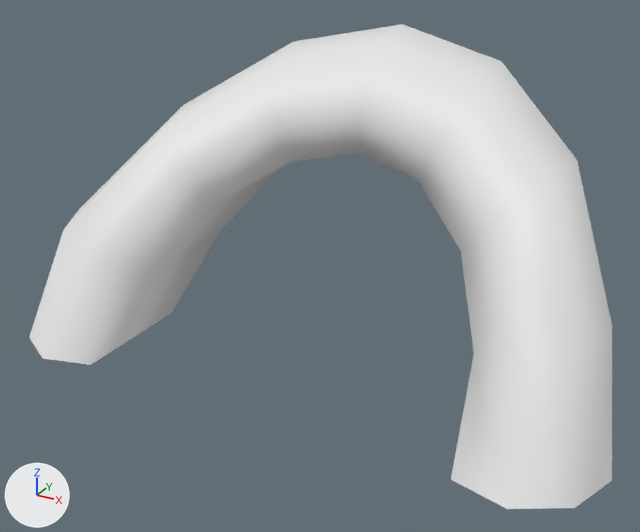
An edit to the Blender file Blender/Archo.blend, drawn before and after from the same camera.
Camera for both pictures: a 50 mm camera at (1.25, -2.06, 1.46) aimed at (-0.02, 0.26, 0.3). Lighting does not change. The marker at lower left points along +X, +Y and +Z. The same objects are shown in both versions, whatever each file hides.
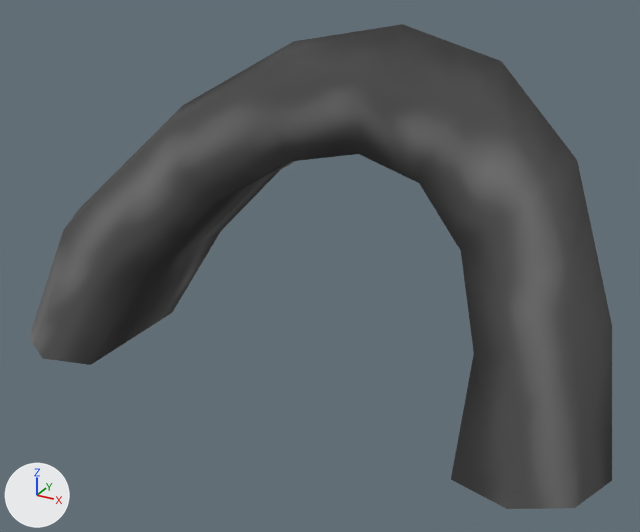
Changed parts and their boxes [x1, y1, x2, y2] in the pictures (640 x 532 px):
'Torus.001', recoloured (white to grey)
    both: [29, 24, 612, 509]

What changed in the scene script:
```text
Change me_torus_001:
    where me_torus_001.from_pydata(...)  # 65 vertices, 62 faces; spans x -1.0..1.0, y 0.0..1.0, z -0.99..0.25
    add me_torus_001.materials.append(mat_material_001)  # picture img_archtexture
```
